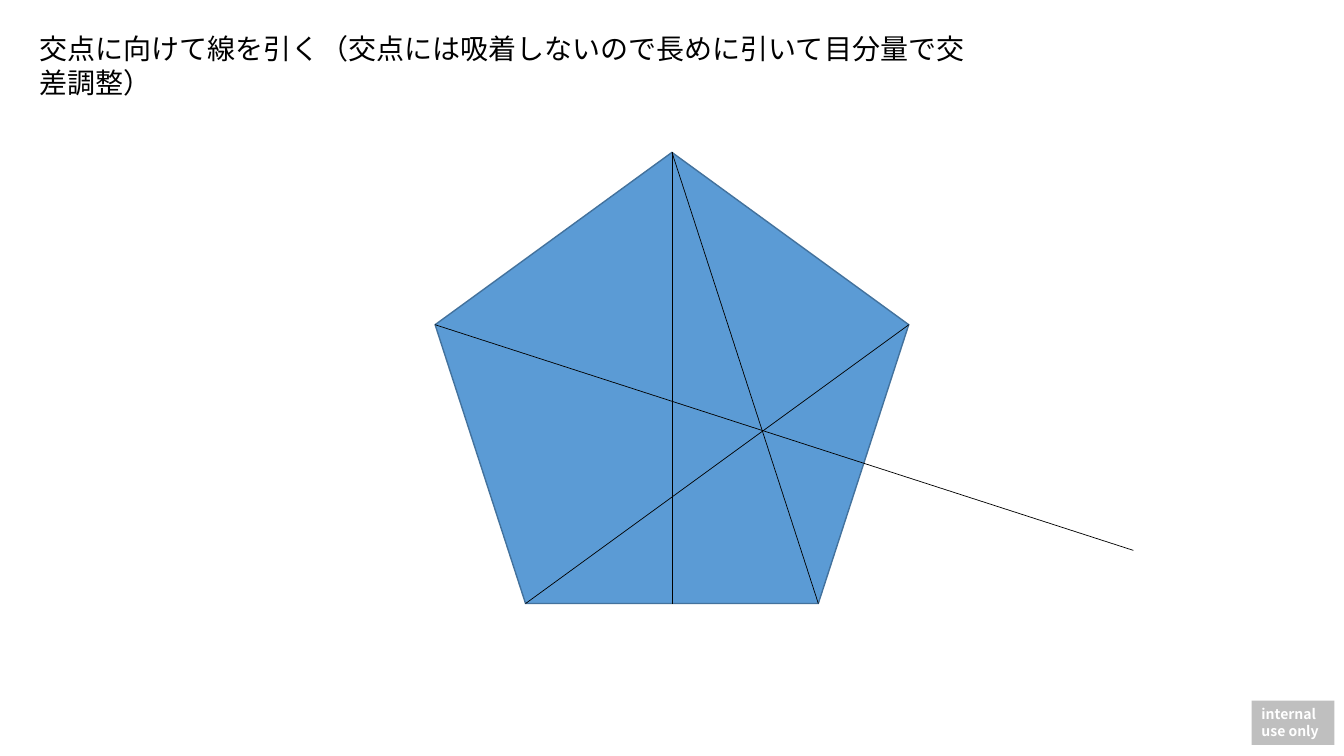
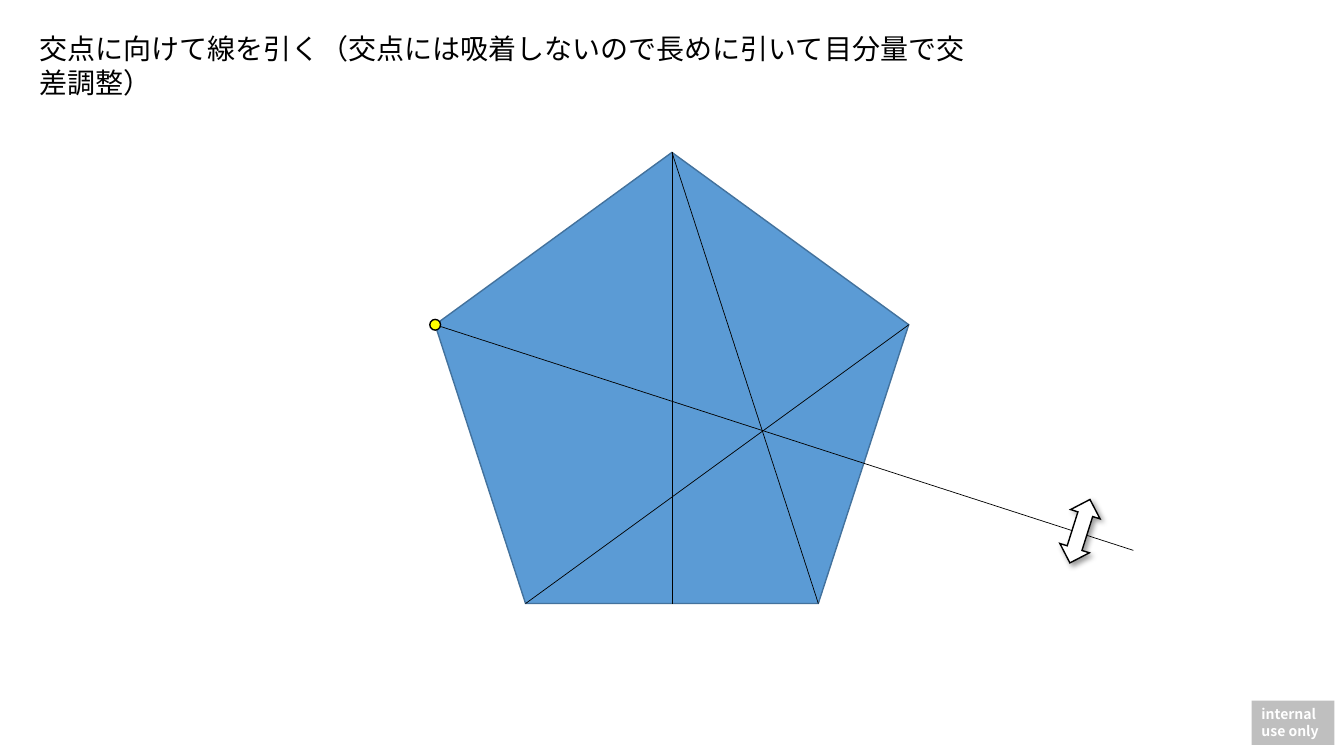
Before and after one commit to nakayama-kazuki/2021, a slide deck: slide 12 of pptx/pentagon.pptx. Drawn at 1344x756 pixels with LibreOffice and Linux fonts; fonts in the diff are those of the drawing. Boxes give left, top, right and bottom in pixels: in the first picture for what was removed or moved away, otherwise in the second. Text is boxed around its words. In the diff, an @@ line names an element or a change of style, - is before the commit and + after.

```diff
--- a/pptx/pentagon.pptx
+++ b/pptx/pentagon.pptx
@@ ellipse added at [430, 320, 441, 331], fill #FFFF00, outline #000000 1 pt @@
@@ up down arrow added at [1055, 495, 1105, 568], fill #FFFFFF, outline #000000 1 pt @@
```
Also in this commit, not shown: 4 other slides changed, 2 slides added.
